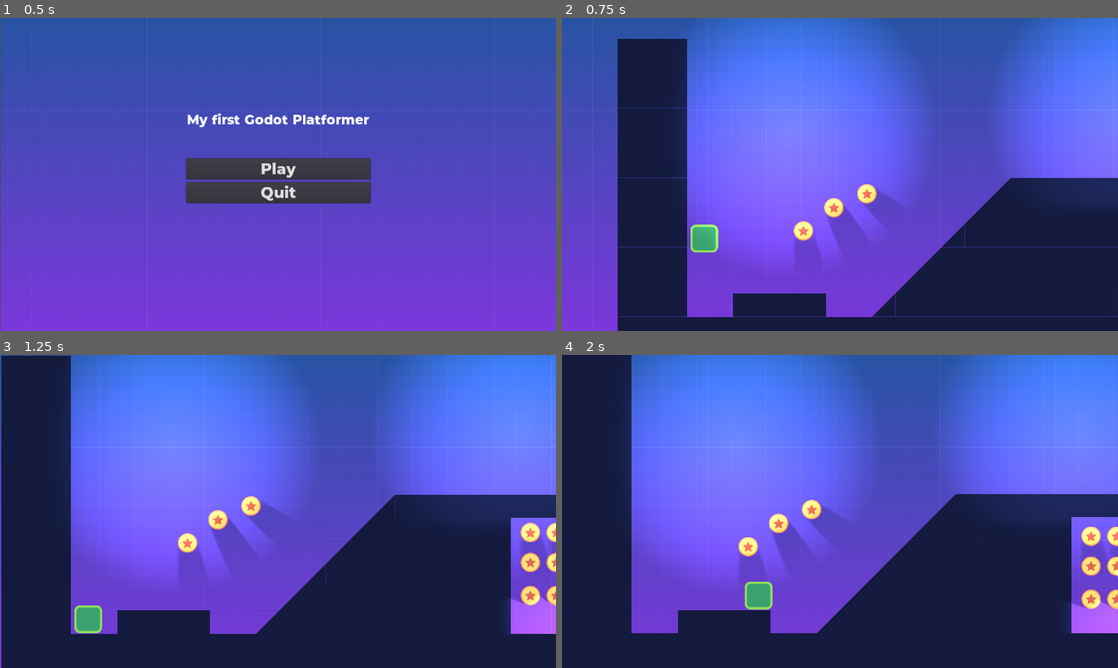
Above: before the commit, frames 1-4 (two rows, left to right).
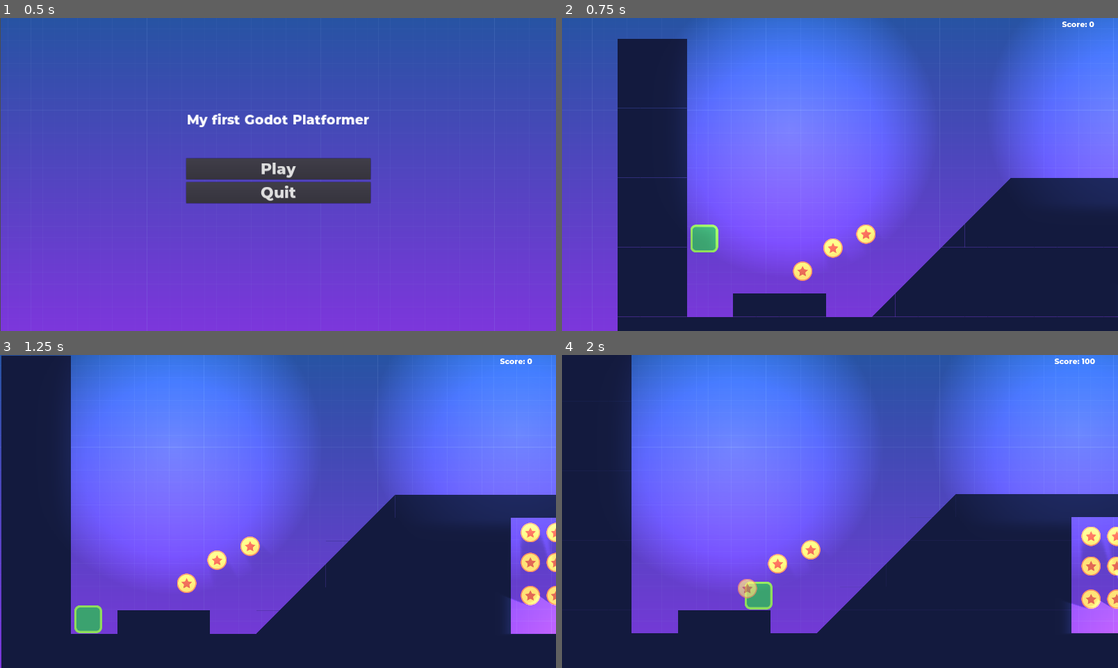
Above: after the commit, the same moments.

Repository: lukeeingram/basic-platfomer
Game: Godot game, scene res://src/Screens/MainScreen.tscn
Same seed, same stepped clock (60 frames per second), same inputs: the game is played once before the commit and once after it.
Inputs:
- Up to frame 1 (0.5 s): no input
- Up to frame 2 (0.75 s): click "Play" at 0.5 s
- Up to frame 3 (1.25 s): no input
- Up to frame 4 (2 s): hold D (move_right) from 1.28 s (still down); tap W (jump) at 1.52 s

Frame 1 is identical in both runs. In frame 2, 2.2% of the frame differs, in the area x 41-96%, y 1-84%; in frame 3, 2.3%, in the area x 31-96%, y 1-76%; in frame 4, 2.2%.

Commit message:
Initial UI Config

Diff:
--- a/project.godot
+++ b/project.godot
@@ -36,6 +36,10 @@
 run/main_scene="res://src/Screens/MainScreen.tscn"
 config/icon="res://icon.png"
 
+[autoload]
+
+PlayerData="*res://src/Autoload/PlayerData.tscn"
+
 [display]
 
 window/size/width=1920
@@ -69,6 +73,13 @@
 , Object(InputEventJoypadButton,"resource_local_to_scene":false,"resource_name":"","device":0,"button_index":0,"pressure":0.0,"pressed":false,"script":null)
  ]
 }
+pause={
+"deadzone": 0.5,
+"events": [ Object(InputEventKey,"resource_local_to_scene":false,"resource_name":"","device":0,"alt":false,"shift":false,"control":false,"meta":false,"command":false,"pressed":false,"scancode":0,"physical_scancode":80,"unicode":0,"echo":false,"script":null)
+, Object(InputEventKey,"resource_local_to_scene":false,"resource_name":"","device":0,"alt":false,"shift":false,"control":false,"meta":false,"command":false,"pressed":false,"scancode":0,"physical_scancode":16777217,"unicode":0,"echo":false,"script":null)
+, Object(InputEventJoypadButton,"resource_local_to_scene":false,"resource_name":"","device":0,"button_index":11,"pressure":0.0,"pressed":false,"script":null)
+ ]
+}
 
 [layer_names]
 
--- a/src/Actors/Enemy.gd
+++ b/src/Actors/Enemy.gd
@@ -1,5 +1,7 @@
 extends "res://src/Actors/Actor.gd"
 class_name Enemy
+
+export var score := 100
 
 func _ready() -> void:
 	set_physics_process(false)
@@ -13,3 +15,4 @@
 
 func kill() -> void:
 	queue_free()
+	PlayerData.score += score
--- a/src/Actors/Player.gd
+++ b/src/Actors/Player.gd
@@ -4,7 +4,7 @@
 export var stomp_impulse := 1000.0
 
 func _on_EnemyDetector_body_entered(_body: Node) -> void:
-	queue_free()
+	die()
 
 func _on_StompDetector_area_entered(_area: Area2D) -> void:
 	_velocity = calculate_stomp_velocity(_velocity, stomp_impulse)
@@ -44,3 +44,7 @@
 	var out := linear_velocity
 	out.y = -impulse
 	return out
+
+func die() -> void:
+	PlayerData.deaths += 1
+	queue_free()
--- /dev/null
+++ b/src/Autoload/PlayerData.gd
@@ -0,0 +1,19 @@
+extends Node
+
+signal score_updated
+signal player_died
+
+var score := 0 setget set_score
+var deaths := 0 setget set_deaths
+
+func reset() -> void:
+	score = 0
+	deaths = 0
+
+func set_score(value: int) -> void:
+	score = value
+	emit_signal("score_updated")
+
+func set_deaths(value: int) -> void:
+	deaths = value
+	emit_signal("player_died")
--- /dev/null
+++ b/src/Autoload/PlayerData.tscn
@@ -0,0 +1,6 @@
+[gd_scene load_steps=2 format=2]
+
+[ext_resource path="res://src/Autoload/PlayerData.gd" type="Script" id=1]
+
+[node name="PlayerData" type="Node"]
+script = ExtResource( 1 )
--- a/src/Levels/Level01.tscn
+++ b/src/Levels/Level01.tscn
@@ -7,11 +7,18 @@
 [ext_resource path="res://src/Objects/Coin.tscn" type="PackedScene" id=5]
 [ext_resource path="res://src/Objects/Portal2D.tscn" type="PackedScene" id=6]
 [ext_resource path="res://assets/light.png" type="Texture" id=7]
+[ext_resource path="res://src/UserInterface/UserInterface.tscn" type="PackedScene" id=8]
 
 [node name="Level01" type="Node2D"]
 __meta__ = {
 "_edit_vertical_guides_": [ 4080.0, 5033.0, 3007.0, 3921.0 ]
 }
+
+[node name="UserInterface" type="CanvasLayer" parent="."]
+pause_mode = 2
+layer = 100
+
+[node name="UserInterface" parent="UserInterface" instance=ExtResource( 8 )]
 
 [node name="TileMap" type="TileMap" parent="."]
 tile_set = ExtResource( 1 )
@@ -47,13 +54,13 @@
 position = Vector2( 2010, 627 )
 
 [node name="Coin24" parent="Coins" instance=ExtResource( 5 )]
-position = Vector2( 643, 663 )
+position = Vector2( 640, 802 )
 
 [node name="Coin25" parent="Coins" instance=ExtResource( 5 )]
-position = Vector2( 748, 583 )
+position = Vector2( 745, 722 )
 
 [node name="Coin26" parent="Coins" instance=ExtResource( 5 )]
-position = Vector2( 862, 535 )
+position = Vector2( 859, 674 )
 
 [node name="Coin21" parent="Coins" instance=ExtResource( 5 )]
 position = Vector2( 3463, 602 )
--- a/src/Levels/Level02.tscn
+++ b/src/Levels/Level02.tscn
@@ -1,15 +1,23 @@
-[gd_scene load_steps=6 format=2]
+[gd_scene load_steps=9 format=2]
 
 [ext_resource path="res://assets/tileset.tres" type="TileSet" id=1]
 [ext_resource path="res://src/Actors/Player.tscn" type="PackedScene" id=2]
 [ext_resource path="res://src/Actors/Enemy.tscn" type="PackedScene" id=3]
 [ext_resource path="res://assets/background.png" type="Texture" id=4]
 [ext_resource path="res://src/Objects/Coin.tscn" type="PackedScene" id=5]
+[ext_resource path="res://src/Objects/Portal2D.tscn" type="PackedScene" id=6]
+[ext_resource path="res://src/Screens/EndScreen.tscn" type="PackedScene" id=7]
+[ext_resource path="res://src/UserInterface/UserInterface.tscn" type="PackedScene" id=8]
 
 [node name="Level02" type="Node2D"]
 __meta__ = {
-"_edit_vertical_guides_": [ 4080.0, 5033.0, 3007.0, 7680.0, 8013.0 ]
+"_edit_vertical_guides_": [ 4080.0, 5033.0, 3007.0, 7680.0, 8013.0, 8100.0 ]
 }
+
+[node name="UserInterface" type="CanvasLayer" parent="."]
+layer = 100
+
+[node name="UserInterface" parent="UserInterface" instance=ExtResource( 8 )]
 
 [node name="TileMap" type="TileMap" parent="."]
 position = Vector2( 0, -8 )
@@ -44,11 +52,11 @@
 position = Vector2( 7608, 798 )
 
 [node name="Player" parent="." instance=ExtResource( 2 )]
-position = Vector2( 293, 945 )
+position = Vector2( 300, 947 )
 gravity = 3000.0
 
 [node name="Camera2D" parent="Player" index="2"]
-limit_right = 8000
+limit_right = 8100
 
 [node name="Coins" type="Node2D" parent="."]
 
@@ -83,10 +91,10 @@
 position = Vector2( 3262, 673 )
 
 [node name="Coin17" parent="Coins" instance=ExtResource( 5 )]
-position = Vector2( 2630, 844 )
+position = Vector2( 2626, 819 )
 
 [node name="Coin18" parent="Coins" instance=ExtResource( 5 )]
-position = Vector2( 2765, 844 )
+position = Vector2( 2761, 819 )
 
 [node name="Coin13" parent="Coins" instance=ExtResource( 5 )]
 position = Vector2( 6248, 888 )
@@ -106,4 +114,8 @@
 [node name="Coin10" parent="Coins" instance=ExtResource( 5 )]
 position = Vector2( 4764, 897 )
 
+[node name="Portal2D" parent="." instance=ExtResource( 6 )]
+position = Vector2( 7936, 379 )
+next_scene = ExtResource( 7 )
+
 [editable path="Player"]
--- a/src/Objects/Coin.gd
+++ b/src/Objects/Coin.gd
@@ -2,6 +2,11 @@
 
 onready var anim_player : AnimationPlayer = get_node("AnimationPlayer")
 
+export var score := 100
 
 func _on_body_entered(body: Node) -> void:
+	picked()
+
+func picked() -> void:
 	anim_player.play("fade_out")
+	PlayerData.score += score
--- a/src/Screens/EndScreen.tscn
+++ b/src/Screens/EndScreen.tscn
@@ -1,14 +1,13 @@
-[gd_scene load_steps=8 format=2]
+[gd_scene load_steps=6 format=2]
 
 [ext_resource path="res://assets/ui_theme.tres" type="Theme" id=1]
-[ext_resource path="res://src/UserInterface/QuitButton.gd" type="Script" id=2]
 [ext_resource path="res://src/UserInterface/QuitButton.tscn" type="PackedScene" id=3]
 [ext_resource path="res://assets/background.png" type="Texture" id=4]
 [ext_resource path="res://src/UserInterface/ChangeSceneButton.tscn" type="PackedScene" id=5]
-[ext_resource path="res://src/UserInterface/PlayButton.gd" type="Script" id=6]
 [ext_resource path="res://src/UserInterface/Title.tscn" type="PackedScene" id=7]
 
 [node name="EndScreen" type="Control"]
+pause_mode = 2
 anchor_right = 1.0
 anchor_bottom = 1.0
 theme = ExtResource( 1 )
@@ -22,10 +21,12 @@
 stretch_mode = 2
 
 [node name="Title" parent="." instance=ExtResource( 7 )]
-margin_left = -321.0
-margin_top = 321.0
-margin_right = 318.0
-margin_bottom = 378.0
+anchor_top = 0.5
+anchor_bottom = 0.5
+margin_left = -494.0
+margin_top = -317.0
+margin_right = 494.0
+margin_bottom = -260.0
 text = "Congratulations, you finished the game!"
 
 [node name="Menu" type="VBoxContainer" parent="."]
@@ -33,28 +34,32 @@
 anchor_top = 0.5
 anchor_right = 0.5
 anchor_bottom = 0.5
-margin_left = -320.0
-margin_top = -56.0
-margin_right = 317.0
-margin_bottom = 100.0
+margin_left = -318.5
+margin_top = -59.0
+margin_right = 318.5
+margin_bottom = 97.0
 
-[node name="PlayButton" type="Button" parent="Menu" instance=ExtResource( 5 )]
+[node name="PlayButton" parent="Menu" instance=ExtResource( 5 )]
 margin_right = 637.0
 margin_bottom = 74.0
-size_flags_horizontal = 3
-size_flags_vertical = 2
 text = "Play Again"
-script = ExtResource( 6 )
 next_scene_path = "res://src/Screens/MainScreen.tscn"
 
-[node name="QuitButton" type="Button" parent="Menu" instance=ExtResource( 3 )]
+[node name="QuitButton" parent="Menu" instance=ExtResource( 3 )]
 margin_top = 82.0
 margin_right = 637.0
 margin_bottom = 156.0
-size_flags_horizontal = 3
-size_flags_vertical = 2
-text = "Quit"
-script = ExtResource( 2 )
 
-[connection signal="button_up" from="Menu/PlayButton" to="Menu/PlayButton" method="_on_button_up"]
-[connection signal="button_up" from="Menu/QuitButton" to="Menu/QuitButton" method="_on_button_up"]
+[node name="Label" type="Label" parent="."]
+anchor_left = 0.5
+anchor_top = 0.5
+anchor_right = 0.5
+anchor_bottom = 0.5
+margin_left = -318.0
+margin_top = -218.0
+margin_right = 483.0
+margin_bottom = -66.0
+rect_scale = Vector2( 0.8, 0.8 )
+text = "Your final score is: %s
+You died %d times"
+align = 1
--- a/src/Screens/MainScreen.tscn
+++ b/src/Screens/MainScreen.tscn
@@ -7,6 +7,7 @@
 [ext_resource path="res://assets/ui_theme.tres" type="Theme" id=5]
 
 [node name="MainScreen" type="Control"]
+pause_mode = 2
 anchor_right = 1.0
 anchor_bottom = 1.0
 margin_left = 3.0
--- /dev/null
+++ b/src/UserInterface/RetryButton.gd
@@ -0,0 +1,6 @@
+extends Button
+
+func _on_button_up() -> void:
+	PlayerData.score = 0
+	get_tree().paused = false
+	get_tree().reload_current_scene()
--- /dev/null
+++ b/src/UserInterface/RetryButton.tscn
@@ -0,0 +1,13 @@
+[gd_scene load_steps=2 format=2]
+
+[ext_resource path="res://src/UserInterface/RetryButton.gd" type="Script" id=1]
+
+[node name="RetryButton" type="Button"]
+margin_right = 40.0
+margin_bottom = 20.0
+size_flags_horizontal = 3
+size_flags_vertical = 2
+text = "Retry"
+script = ExtResource( 1 )
+
+[connection signal="button_up" from="." to="." method="_on_button_up"]
--- /dev/null
+++ b/src/UserInterface/UserInterface.gd
@@ -0,0 +1,30 @@
+extends Control
+
+onready var scene_tree := get_tree()
+onready var pause_overlay : ColorRect = get_node("PauseOverlay")
+onready var score : Label = get_node("ScoreLabel")
+onready var pause_title : Label = get_node("PauseOverlay/Title")
+
+var paused := false setget set_paused
+
+func _ready() -> void:
+	PlayerData.connect("score_updated", self, "update_interface")
+	PlayerData.connect("player_died", self, "_on_PlayerData_player_died")
+	update_interface()
+
+func _on_PlayerData_player_died() -> void:
+	self.paused = true
+	pause_title.text = "YOU DIED"
+
+func update_interface() -> void:
+	score.text = "Score: %s" % PlayerData.score
+
+func _unhandled_input(event: InputEvent) -> void:
+	if event.is_action_pressed("pause"):
+		self.paused = !paused
+		scene_tree.set_input_as_handled()
+
+func set_paused(value: bool) -> void:
+	paused = value
+	scene_tree.paused = value
+	pause_overlay.visible = value
--- /dev/null
+++ b/src/UserInterface/UserInterface.tscn
@@ -0,0 +1,67 @@
+[gd_scene load_steps=7 format=2]
+
+[ext_resource path="res://assets/ui_theme.tres" type="Theme" id=1]
+[ext_resource path="res://src/UserInterface/QuitButton.tscn" type="PackedScene" id=2]
+[ext_resource path="res://src/UserInterface/ChangeSceneButton.tscn" type="PackedScene" id=3]
+[ext_resource path="res://src/UserInterface/Title.tscn" type="PackedScene" id=4]
+[ext_resource path="res://src/UserInterface/RetryButton.tscn" type="PackedScene" id=5]
+[ext_resource path="res://src/UserInterface/UserInterface.gd" type="Script" id=6]
+
+[node name="UserInterface" type="Control"]
+pause_mode = 2
+anchor_right = 1.0
+anchor_bottom = 1.0
+theme = ExtResource( 1 )
+script = ExtResource( 6 )
+
+[node name="ScoreLabel" type="Label" parent="."]
+anchor_left = 1.0
+anchor_right = 1.0
+margin_left = -220.0
+margin_top = 5.0
+margin_right = 56.0
+margin_bottom = 73.0
+rect_scale = Vector2( 0.5, 0.5 )
+text = "Score: %s"
+align = 2
+
+[node name="PauseOverlay" type="ColorRect" parent="."]
+visible = false
+anchor_right = 1.0
+anchor_bottom = 1.0
+margin_left = 2.0
+margin_right = 2.0
+color = Color( 0, 0, 0, 0.235294 )
+
+[node name="Title" parent="PauseOverlay" instance=ExtResource( 4 )]
+margin_left = -316.0
+margin_top = 301.0
+margin_right = 322.0
+margin_bottom = 358.0
+text = "Paused"
+
+[node name="PauseMenu" type="VBoxContainer" parent="PauseOverlay"]
+anchor_left = 0.5
+anchor_top = 0.5
+anchor_right = 0.5
+anchor_bottom = 0.5
+margin_left = -199.0
+margin_top = -138.0
+margin_right = 197.0
+margin_bottom = 100.0
+
+[node name="RetryButton" parent="PauseOverlay/PauseMenu" instance=ExtResource( 5 )]
+margin_right = 396.0
+margin_bottom = 74.0
+
+[node name="ChangeSceneButton" parent="PauseOverlay/PauseMenu" instance=ExtResource( 3 )]
+margin_top = 82.0
+margin_right = 396.0
+margin_bottom = 156.0
+text = "Main Screen"
+next_scene_path = "res://src/Screens/MainScreen.tscn"
+
+[node name="QuitButton" parent="PauseOverlay/PauseMenu" instance=ExtResource( 2 )]
+margin_top = 164.0
+margin_right = 396.0
+margin_bottom = 238.0
Not shown: 1 places in src/Levels/Level01.tscn that only renumber resources
